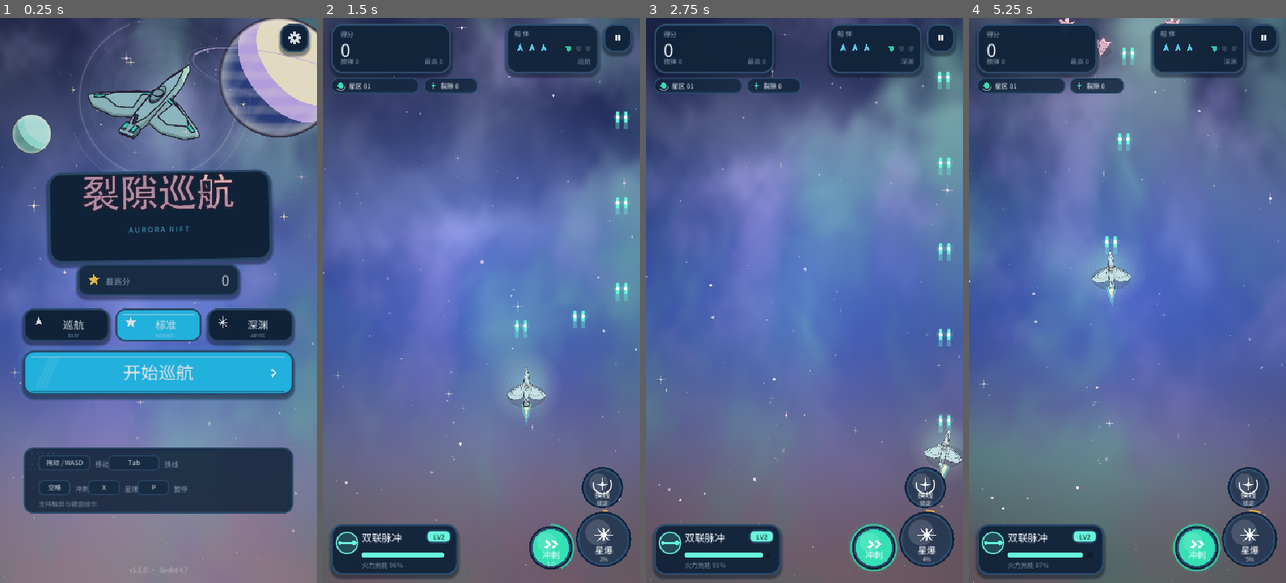
Above: before the commit, frames 1-4 (left to right).
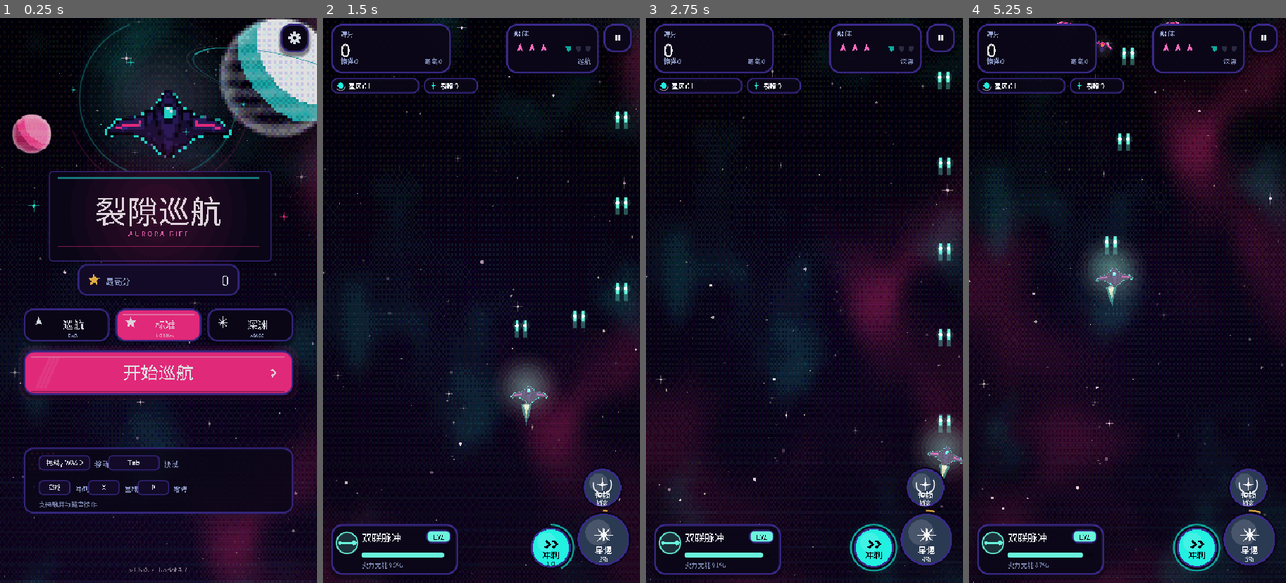
Above: after the commit, the same moments.

Repository: sctale/SpaceFighter-Godot
Game: Godot game, scene res://scenes/Main.tscn
Two runs of this game, one before a commit and one after it. Both use one fixed random seed, a clock stepped at 60 frames per second and the inputs below.
Inputs (mouse positions are in pixels of both pictures, inside the frame that each line leads up to):
- Up to frame 1 (0.25 s): no input
- Up to frame 2 (1.5 s): tap Enter at 0.5 s; move the mouse to (551, 272) at 0.52 s; hold D 0.53-1.25 s; tap 1 at 0.6 s; click (551, 272) at 0.67 s; tap Space at 0.77 s; drag from (418, 328) to (465, 413) at 1.27 s
- Up to frame 3 (2.75 s): move the mouse to (836, 176) at 2.02 s; hold D from 2.03 s (still down); tap 3 at 2.1 s
- Up to frame 4 (5.25 s): release D at 2.75 s; drag from (1111, 413) to (1032, 215) at 2.77 s; move the mouse to (1222, 385) at 3.52 s; hold A 3.53-4.25 s; tap P at 3.6 s; tap Space at 3.77 s; drag from (1032, 215) to (1079, 159) at 4.27 s; move the mouse to (1143, 300) at 5.02 s; hold S from 5.03 s (still down); tap X at 5.1 s; click (1143, 300) at 5.17 s

The runs differ from the first frame. In frame 1, 97% of the frame differs, in the area x 0-100%, y 0-100%; in frame 2, 98%; in frame 3, 98%; in frame 4, 98%.

Commit message:
feat: 全面改为像素霓虹风格，豆包模型重绘 21 张主力精灵（v1.6.0）

Diff:
--- a/project.godot
+++ b/project.godot
@@ -4,7 +4,7 @@
 
 [application]
 config/name="Space Fighter Godot"
-config/version="1.5.0"
+config/version="1.6.0"
 run/main_scene="res://scenes/Main.tscn"
 config/features=PackedStringArray("4.7", "GL Compatibility")
 config/icon="res://assets/icons/icon_1024.png"
--- a/scripts/backdrop.gd
+++ b/scripts/backdrop.gd
@@ -5,16 +5,16 @@
 ## 不占用预渲染贴图，540x960 / 540x1200 / 720x960 都能铺满。
 
 const PALETTES := [
-	{"top": "#1B2450", "mid": "#4C6BD6", "bottom": "#F3C6D9",
-	 "neb_a": "#8FE8D8", "neb_b": "#B9A6FF", "glow": "#FFF0C2"},
-	{"top": "#2A1D4A", "mid": "#A84F96", "bottom": "#FFD8E3",
-	 "neb_a": "#FFB4DA", "neb_b": "#FFE0A8", "glow": "#FFE9C4"},
-	{"top": "#103C48", "mid": "#2A9E99", "bottom": "#F4F2D6",
-	 "neb_a": "#B4FFE0", "neb_b": "#FFE7A8", "glow": "#FFF6CC"},
-	{"top": "#2C1B44", "mid": "#D96D6F", "bottom": "#FFE1B4",
-	 "neb_a": "#FF9E8C", "neb_b": "#FFD27A", "glow": "#FFECC0"},
-	{"top": "#0C1130", "mid": "#3B3F88", "bottom": "#BBAEFF",
-	 "neb_a": "#8B7CFF", "neb_b": "#6FE7FF", "glow": "#D9D2FF"},
+	{"top": "#05030C", "mid": "#0F0726", "bottom": "#1A0A33",
+	 "neb_a": "#FF2E88", "neb_b": "#22F0E0", "glow": "#F2F7FF"},
+	{"top": "#07030F", "mid": "#1A0626", "bottom": "#2A0733",
+	 "neb_a": "#FF6BC1", "neb_b": "#7B4BFF", "glow": "#FFC14D"},
+	{"top": "#02080C", "mid": "#04202A", "bottom": "#062A38",
+	 "neb_a": "#22F0E0", "neb_b": "#B6FF3C", "glow": "#EAFBFF"},
+	{"top": "#0B0410", "mid": "#1E0A1E", "bottom": "#2E0D1A",
+	 "neb_a": "#FF6B3D", "neb_b": "#FF2E88", "glow": "#FFE9C4"},
+	{"top": "#05030F", "mid": "#100A2E", "bottom": "#180C44",
+	 "neb_a": "#7B4BFF", "neb_b": "#22F0E0", "glow": "#D9D2FF"},
 ]
 const ZONE_PALETTE := [0, 0, 1, 1, 2, 2, 3, 3, 4, 4]
 
@@ -60,7 +60,7 @@
 	else:
 		grad = Gradient.new()
 		grad.offsets = PackedFloat32Array([0.0, 0.55, 1.0])
-		grad.colors = PackedColorArray([Color("#1B2450"), Color("#4C6BD6"), Color("#F3C6D9")])
+		grad.colors = PackedColorArray([Color("#05030C"), Color("#0F0726"), Color("#1A0A33")])
 		grad_tex = GradientTexture2D.new()
 		grad_tex.gradient = grad
 		grad_tex.width = 4
--- a/scripts/main.gd
+++ b/scripts/main.gd
@@ -185,6 +185,8 @@
 
 func _ready() -> void:
 	randomize()
+	# 像素精灵：全局最近邻采样，放大后保持硬边像素块
+	texture_filter = CanvasItem.TEXTURE_FILTER_NEAREST
 	_update_viewport_layout()
 	get_viewport().size_changed.connect(_update_viewport_layout)
 	is_mobile = OS.has_feature("mobile")
@@ -352,6 +354,7 @@
 	ui = UIOverlay.new()
 	ui.main = self
 	ui.font = ui_font
+	ui.texture_filter = CanvasItem.TEXTURE_FILTER_NEAREST
 	layer.add_child(ui)
 
 
@@ -363,6 +366,12 @@
 		var f = load(path)
 		if f is Font:
 			ui_font = f
+			# 像素风：关掉抗锯齿/次像素，字形边缘保持硬边
+			if f is FontFile:
+				var ff := f as FontFile
+				ff.antialiasing = TextServer.FONT_ANTIALIASING_NONE
+				ff.subpixel_positioning = TextServer.SUBPIXEL_POSITIONING_DISABLED
+				ff.hinting = TextServer.HINTING_NONE
 	if ui_font == null:
 		ui_font = ThemeDB.fallback_font
 
@@ -1875,8 +1884,6 @@
 func _draw_boss() -> void:
 	var art: String = ["boss_gatekeeper", "boss_weaver", "boss_helios",
 		"boss_dreadnought", "boss_serpent", "boss_seraph"][boss.index]
-	var ring: String = ["boss_gatekeeper_ring", "boss_weaver_ring", "boss_helios_ring",
-		"boss_dreadnought_ring", "boss_serpent_ring", "boss_seraph_ring"][boss.index]
 	var alpha := 1.0
 	var grow := 1.06
 	if boss.dying:
@@ -1896,8 +1903,15 @@
 				boss.pos + Vector2(cos(ang), sin(ang)) * boss.size * 1.46,
 				Color(warn.r, warn.g, warn.b, 0.55 * k), 2.0, true)
 	_draw_ship(art, boss.pos, boss.size * grow, 0.0, Color(1, 1, 1, alpha))
-	_draw_ship(ring, boss.pos, boss.size * grow * 1.08, -boss.spin,
-		Color(1, 1, 1, (0.62 if boss.phase >= 1 else 0.40) * alpha))
+	# 环绕光环改用程序化霓虹弧线（像素风里贴图环会和精灵风格冲突）
+	var ring_a: float = (0.62 if boss.phase >= 1 else 0.40) * alpha
+	var ring_c := boss.tell_color
+	for k in range(3):
+		var a0 := -boss.spin + k * TAU / 3.0
+		draw_arc(boss.pos, boss.size * 1.10 + k * 2.0, a0, a0 + 1.55, 28,
+			Color(ring_c.r, ring_c.g, ring_c.b, ring_a * 0.85), 2.5, true)
+	draw_arc(boss.pos, boss.size * 1.20, boss.spin * 0.6, boss.spin * 0.6 + 2.4, 30,
+		Color(0.13, 0.94, 0.88, ring_a * 0.55), 1.5, true)
 	if boss.flash > 0.0:
 		_draw_ship(art + "_mask", boss.pos, boss.size * grow, 0.0,
 			Color(1, 1, 1, clampf(boss.flash / 0.08, 0.0, 1.0) * 0.85 * alpha))
@@ -2032,9 +2046,9 @@
 	if not _draw_ship(art, player_pos, PLAYER_ART_RADIUS, player_bank, Color(1.05, 1.05, 1.02, alpha)):
 		_draw_player_fallback(alpha)
 	else:
-		# 白色剪影轻叠一层，把赛璐璐阴影提亮成奶油色，同时不盖住描边
+		# 像素霓虹：机体整体提亮一档，确保深底上仍能一眼找到自机
 		_draw_ship(art + "_mask", player_pos, PLAYER_ART_RADIUS, player_bank,
-			Color(1.0, 0.99, 0.94, 0.28 * alpha))
+			Color(1.0, 1.0, 1.0, 0.34 * alpha))
 	if dash_t > 0.0:
 		draw_arc(player_pos, PLAYER_ART_RADIUS * 1.25, 0, TAU, 40,
 			Color(0.45, 1.0, 0.9, 0.55), 2.0, true)
--- a/scripts/ui_menu.gd
+++ b/scripts/ui_menu.gd
@@ -21,48 +21,39 @@
 	var start_y := safe_top + vh * 0.705
 	var hint_y := safe_top + vh * 0.850
 
-	# Hero 机体：轻微上下浮动 + 光晕 + 环绕轨道
+	# Hero 机体：像素精灵放大（最近邻），带霓虹光晕与环绕轨道
 	var bob := sin(t * 1.15) * 7.0
-	skin.glow(ci, hero_c + Vector2(0, bob), hero_size * 0.52, Color("#BFE9FF"), 7, 0.26)
+	skin.glow(ci, hero_c + Vector2(0, bob), hero_size * 0.52, Color("#22F0E0"), 7, 0.22)
+	skin.glow(ci, hero_c + Vector2(0, bob), hero_size * 0.34, Color("#FF2E88"), 6, 0.16)
 	ci.draw_arc(hero_c + Vector2(0, bob), hero_size * 0.50, t * 0.35, t * 0.35 + PI * 1.35, 48,
-		Color(1, 1, 1, 0.20), 2.0, true)
+		Color(0.13, 0.94, 0.88, 0.30), 2.0, true)
 	ci.draw_arc(hero_c + Vector2(0, bob), hero_size * 0.58, -t * 0.24, -t * 0.24 + PI * 0.9, 40,
-		Color(1, 1, 1, 0.12), 1.5, true)
-	var hero_tex: Texture2D = main._keyart_tex("hero")
-	if hero_tex == null:
-		hero_tex = main._ship_tex("player_pulse")
+		Color(1.0, 0.18, 0.53, 0.22), 1.5, true)
+	var hero_tex: Texture2D = main._ship_tex("player_pulse")
 	if hero_tex != null:
-		ci.draw_set_transform(hero_c + Vector2(0, bob), sin(t * 0.75) * 0.022, Vector2.ONE)
+		ci.draw_set_transform(hero_c + Vector2(0, bob), sin(t * 0.75) * 0.012, Vector2.ONE)
 		ci.draw_texture_rect(hero_tex, Rect2(-hero_size * 0.5, -hero_size * 0.5, hero_size, hero_size),
 			false, Color.WHITE)
 		ci.draw_set_transform(Vector2.ZERO, 0.0, Vector2.ONE)
 	for i in range(6):
 		var a := t * 0.8 + i * TAU / 6.0
 		var p := hero_c + Vector2(cos(a), sin(a) * 0.42) * (hero_size * 0.55)
-		skin.sparkle(ci, p, 7.0, Color(1.0, 0.93, 0.75, 0.8), t + i)
+		skin.sparkle(ci, p, 7.0, Color(0.13, 0.94, 0.88, 0.8), t + i)
 
-	# 标题贴纸：优先使用 Blender 渲的 3D Logo，缺图时回退到文字
+	# 标题：霓虹像素文字（不再用 3D Logo，保持整屏像素风一致）
 	var title_c := Vector2(cx, title_y)
-	var logo_tex: Texture2D = main._keyart_tex("logo")
-	ci.draw_set_transform(title_c + Vector2(2, 6), -0.018, Vector2.ONE)
-	skin.panel(ci, Rect2(-190, -77, 380, 154), skin.PAPER, 22.0, skin.BORDER, 3.5, true)
+	ci.draw_set_transform(title_c + Vector2(3, 6), 0.0, Vector2.ONE)
+	skin.panel(ci, Rect2(-190, -77, 380, 154), skin.PAPER, 6.0, skin.BORDER, 2.0, true)
 	ci.draw_set_transform(Vector2.ZERO, 0.0, Vector2.ONE)
-	ci.draw_set_transform(title_c, -0.018, Vector2.ONE)
-	if logo_tex != null:
-		# 暗底适配：只保留标题图形，副标题改 Token 色实时文字（原贴图深navy暗底不可读）
-		var ts := logo_tex.get_size()
-		var rh := ts.y * 0.46
-		var dh := 360.0 * rh / ts.x
-		ci.draw_texture_rect_region(logo_tex, Rect2(-180, -76, 360, dh),
-			Rect2(0, ts.y * 0.14, ts.x, rh))
-		skin.text_center(ci, 0, -76 + dh + 26, "A U R O R A   R I F T", 12, skin.PINK_DEEP, 0)
-	else:
-		ci.draw_rect(Rect2(-162, -56, 324, 3), Color(skin.PINK.r, skin.PINK.g, skin.PINK.b, 0.55))
-		skin.text_center(ci, 0, 16, "裂隙巡航", 52, skin.INK, 0)
-		skin.text_center(ci, 0, 36, "A U R O R A   R I F T", 12, skin.PINK_DEEP, 0)
+	skin.glow(ci, title_c, 150.0, Color("#FF2E88"), 6, 0.20)
+	ci.draw_set_transform(title_c, 0.0, Vector2.ONE)
+	ci.draw_rect(Rect2(-172, -60, 344, 2), Color(0.13, 0.94, 0.88, 0.55))
+	ci.draw_rect(Rect2(-172, 56, 344, 2), Color(1.0, 0.18, 0.53, 0.55))
+	skin.text_center(ci, 0, 18, "裂隙巡航", 54, Color("#FFF2FA"), 0)
+	skin.text_center(ci, 0, 40, "A U R O R A   R I F T", 12, skin.PINK_DEEP, 0)
 	ci.draw_set_transform(Vector2.ZERO, 0.0, Vector2.ONE)
-	skin.sparkle(ci, title_c + Vector2(-212, -12), 13.0, Color(1, 0.95, 0.78), t)
-	skin.sparkle(ci, title_c + Vector2(214, 6), 10.0, Color(1, 0.95, 0.78), t + 1.2)
+	skin.sparkle(ci, title_c + Vector2(-212, -12), 13.0, Color(0.13, 0.94, 0.88), t)
+	skin.sparkle(ci, title_c + Vector2(214, 6), 10.0, Color(1.0, 0.18, 0.53), t + 1.2)
 
 	# 最高分
 	var best_rect := Rect2(cx - 138.0, best_y - 86.0, 276.0, 54.0)
--- a/scripts/ui_skin.gd
+++ b/scripts/ui_skin.gd
@@ -5,21 +5,21 @@
 ## Token 取自《UI 全面重构实施方案》；旧常量名保留为语义别名，调用方无需改名。
 ## 所有控件用 StyleBoxFlat 绘制，圆角/描边/投影一次缓存，避免每帧新建资源。
 
-# ---- Design Tokens（颜色）----
-const BG_PRIMARY := Color("#081321")   # 深空主背景
-const BG_PANEL := Color("#11243A")     # 面板底
-const BG_CARD := Color("#192F48")      # 卡片/次级面板底
-const ACCENT_BLUE := Color("#26C6F6")  # 主高亮（出发/选中/武器）
-const ACCENT_CYAN := Color("#35E0B5")  # 次高亮（冲刺/护盾/进度）
-const COLOR_GOLD := Color("#FFC857")   # 奖励/连击/星爆
+# ---- Design Tokens（像素霓虹）----
+const BG_PRIMARY := Color("#05030C")   # 深空主背景
+const BG_PANEL := Color("#0B0718")     # 面板底
+const BG_CARD := Color("#140B2A")      # 卡片/次级面板底
+const ACCENT_BLUE := Color("#FF2E88")  # 主高亮（出发/选中/武器）→ 霓虹洋红
+const ACCENT_CYAN := Color("#22F0E0")  # 次高亮（冲刺/护盾/进度）→ 霓虹青
+const COLOR_GOLD := Color("#FFC14D")   # 奖励/连击/星爆
 const COLOR_DANGER := Color("#FF4D5A") # 警示/失谐/危险
-const WARNING_BG := Color(0.16, 0.06, 0.12)  # Boss 预警横幅底（暗红）
-const WARNING_TINT := Color(1.0, 0.7, 0.7)   # 预警箭头/强调
-const WARNING_TEXT := Color(1.0, 0.85, 0.85) # 预警副文字
-const TEXT_PRIMARY := Color("#F1F6FC") # 主文字
-const TEXT_SECONDARY := Color("#91A8BE") # 次文字
-const BORDER := Color("#2E4E70")       # 面板描边
-const BORDER_SOFT := Color("#22394F")  # 弱描边/分隔
+const WARNING_BG := Color(0.18, 0.02, 0.12)  # Boss 预警横幅底（暗洋红）
+const WARNING_TINT := Color(1.0, 0.55, 0.72)  # 预警箭头/强调
+const WARNING_TEXT := Color(1.0, 0.88, 0.93)  # 预警副文字
+const TEXT_PRIMARY := Color("#F2F7FF") # 主文字
+const TEXT_SECONDARY := Color("#9AA8D8") # 次文字
+const BORDER := Color("#3B2A8C")       # 面板描边
+const BORDER_SOFT := Color("#241A4A")  # 弱描边/分隔
 
 # ---- Design Tokens（字号阶梯，逐屏阶段逐步采用）----
 const TEXT_XS := 9
@@ -30,10 +30,10 @@
 const TEXT_H1 := 34
 const TEXT_H2 := 42
 
-# ---- Design Tokens（圆角 / 间距）----
-const R_SM := 8.0
-const R_MD := 14.0
-const R_LG := 22.0
+# ---- Design Tokens（圆角 / 间距）：像素风用小圆角，接近直角 ----
+const R_SM := 3.0
+const R_MD := 5.0
+const R_LG := 7.0
 const SP_1 := 4.0
 const SP_2 := 8.0
 const SP_3 := 12.0
@@ -47,15 +47,15 @@
 const CREAM := BG_CARD               # 卡片底
 const WHITE := Color("#FFFFFF")
 const PINK := ACCENT_BLUE            # 主高亮
-const PINK_DEEP := Color("#5BC8F5")  # 亮蓝（标题/Boss 血条，暗底可读）
+const PINK_DEEP := Color("#FF6BC1")  # 亮洋红（标题/Boss 血条，暗底可读）
 const CYAN := ACCENT_CYAN
-const CYAN_DEEP := Color("#2FC79E")
+const CYAN_DEEP := Color("#0FA8A0")
 const GOLD := COLOR_GOLD
 const GOLD_DEEP := Color("#F0B23E")
-const VIOLET := Color("#A78BFA")
-const VIOLET_DEEP := Color("#8B72F0")
+const VIOLET := Color("#B06BFF")
+const VIOLET_DEEP := Color("#7B4BFF")
 const RED := COLOR_DANGER
-const BLUE := Color("#6FA8FF")
+const BLUE := Color("#5A3BFF")
 
 var font: Font
 var _styles := {}
@@ -65,7 +65,7 @@
 	font = p_font if p_font != null else ThemeDB.fallback_font
 
 
-func panel_style(fill: Color, radius := 18.0, border := BORDER, border_w := 3.0,
+func panel_style(fill: Color, radius := R_MD, border := BORDER, border_w := 2.0,
 		shadow := true) -> StyleBoxFlat:
 	var key := "%s|%s|%s|%s|%s" % [fill.to_html(), radius, border.to_html(), border_w, shadow]
 	if _styles.has(key):
@@ -84,7 +84,7 @@
 	return sb
 
 
-func panel(ci: CanvasItem, rect: Rect2, fill: Color, radius := 18.0, border := BORDER,
+func panel(ci: CanvasItem, rect: Rect2, fill: Color, radius := R_MD, border := BORDER,
 		border_w := 3.0, shadow := true) -> void:
 	ci.draw_style_box(panel_style(fill, radius, border, border_w, shadow), rect)
 
--- a/shaders/planet_orb.gdshader
+++ b/shaders/planet_orb.gdshader
@@ -15,7 +15,11 @@
 uniform float light_angle : hint_range(-3.14, 3.14) = -0.72;
 
 void fragment() {
-	vec2 p = UV * 2.0 - 1.0;
+	// 像素化：UV 吸附到色块中心，输出前再走 8 级拜尔抖动
+	vec2 cells = vec2(44.0);
+	vec2 cell = floor(UV * cells);
+	vec2 uvq = (cell + 0.5) / cells;
+	vec2 p = uvq * 2.0 - 1.0;
 	float r = length(p);
 	if (r > 1.0) {
 		discard;
@@ -48,5 +52,13 @@
 	float edge = smoothstep(0.935, 0.995, r);
 	col = mix(col, ink_col.rgb, edge * 0.92);
 
+	// 色阶量化 + 拜尔抖动，与背景的像素霓虹保持同一套视觉语言
+	int bx = int(mod(cell.x, 4.0));
+	int by = int(mod(cell.y, 4.0));
+	const float bm[16] = float[16](
+		0.0, 8.0, 2.0, 10.0, 12.0, 4.0, 14.0, 6.0,
+		3.0, 11.0, 1.0, 9.0, 15.0, 7.0, 13.0, 5.0);
+	float dith = bm[by * 4 + bx] / 16.0;
+	col = floor(col * 8.0 + dith) / 8.0;
 	COLOR = vec4(col, 1.0);
 }
--- a/shaders/space_bg.gdshader
+++ b/shaders/space_bg.gdshader
@@ -1,20 +1,24 @@
 shader_type canvas_item;
 render_mode unshaded;
 
-// 日系动画深空：三段渐变 + 两团星云 + 极光带 + 暗角，全部程序化。
-// 540x960 到 720x1200 都能铺满，不依赖预渲染贴图。
+// 像素霓虹深空：低分辨率像素化的星云 + CRT 扫描线 + 拜尔抖动 + 霓虹地平线。
+// 全部程序化，540x960 到 720x1200 都能铺满，不依赖预渲染贴图。
+// 与 space_bg 旧版保持相同的 uniform 名称，backdrop.gd 无需改参数即可切换。
 
-uniform vec4 top_color : source_color = vec4(0.11, 0.16, 0.36, 1.0);
-uniform vec4 mid_color : source_color = vec4(0.36, 0.49, 0.86, 1.0);
-uniform vec4 bottom_color : source_color = vec4(0.97, 0.78, 0.85, 1.0);
-uniform vec4 nebula_a : source_color = vec4(0.62, 0.91, 0.86, 1.0);
-uniform vec4 nebula_b : source_color = vec4(0.76, 0.65, 1.0, 1.0);
-uniform vec4 glow_color : source_color = vec4(1.0, 0.95, 0.78, 1.0);
+uniform vec4 top_color : source_color = vec4(0.02, 0.01, 0.05, 1.0);
+uniform vec4 mid_color : source_color = vec4(0.06, 0.02, 0.14, 1.0);
+uniform vec4 bottom_color : source_color = vec4(0.12, 0.02, 0.16, 1.0);
+uniform vec4 nebula_a : source_color = vec4(0.85, 0.10, 0.55, 1.0);
+uniform vec4 nebula_b : source_color = vec4(0.10, 0.75, 0.90, 1.0);
+uniform vec4 glow_color : source_color = vec4(0.95, 0.95, 1.0, 1.0);
 uniform float time_scale : hint_range(0.0, 3.0) = 1.0;
 uniform float scroll : hint_range(0.0, 4.0) = 0.0;
-uniform float nebula_amount : hint_range(0.0, 1.0) = 0.62;
-uniform float vignette_strength : hint_range(0.0, 1.0) = 0.34;
+uniform float nebula_amount : hint_range(0.0, 1.0) = 0.52;
+uniform float vignette_strength : hint_range(0.0, 1.0) = 0.46;
 uniform float game_dim : hint_range(0.0, 1.0) = 0.0;
+// 像素网格密度：越大像素越细。180 约等于 180 格横向。
+uniform float pixel_grid : hint_range(64.0, 512.0) = 168.0;
+uniform float scanline : hint_range(0.0, 1.0) = 0.16;
 
 float hash21(vec2 p) {
 	p = fract(p * vec2(123.34, 456.21));
@@ -36,44 +40,60 @@
 float fbm(vec2 p) {
 	float v = 0.0;
 	float a = 0.55;
-	for (int i = 0; i < 4; i++) {
+	for (int i = 0; i < 3; i++) {
 		v += vnoise(p) * a;
-		p = p * 2.03 + vec2(17.7, 9.2);
+		p = p * 2.07 + vec2(13.7, 7.2);
 		a *= 0.5;
 	}
 	return v;
 }
 
+// 4x4 拜尔抖动矩阵
+float bayer(vec2 c) {
+	int x = int(mod(c.x, 4.0));
+	int y = int(mod(c.y, 4.0));
+	const float m[16] = float[16](
+		0.0, 8.0, 2.0, 10.0,
+		12.0, 4.0, 14.0, 6.0,
+		3.0, 11.0, 1.0, 9.0,
+		15.0, 7.0, 13.0, 5.0);
+	return m[y * 4 + x] / 16.0;
+}
+
 void fragment() {
-	vec2 uv = SCREEN_UV;
-	vec2 drift = vec2(0.0, scroll * 0.5);
+	// 1) 先把 UV 吸附到粗像素网格，星云按块状着色
+	vec2 grid = vec2(pixel_grid, pixel_grid + 60.0);
+	vec2 cell = floor(UV * grid);
+	vec2 puv = (cell + 0.5) / grid;
 
-	vec3 col = mix(top_color.rgb, mid_color.rgb, smoothstep(0.0, 0.58, uv.y));
-	col = mix(col, bottom_color.rgb, smoothstep(0.5, 1.05, uv.y));
+	vec3 col = mix(top_color.rgb, mid_color.rgb, smoothstep(0.0, 0.62, puv.y));
+	col = mix(col, bottom_color.rgb, smoothstep(0.55, 1.05, puv.y));
 
-	// 星云：两团低频噪声，边缘用 smoothstep 出绘画感
-	vec2 q = uv * vec2(2.6, 3.4) + drift + vec2(TIME * 0.012 * time_scale, 0.0);
-	float n1 = fbm(q + fbm(q * 0.7 + 3.1) * 0.7);
-	float n2 = fbm(q * 1.7 - drift + vec2(9.4, TIME * 0.02 * time_scale));
-	float cloud = smoothstep(0.40, 0.86, n1);
-	col = mix(col, nebula_a.rgb, cloud * nebula_amount);
-	col = mix(col, nebula_b.rgb, smoothstep(0.50, 0.92, n2) * nebula_amount * 0.58);
+	// 2) 两块霓虹星云（洋红 / 青），像素化后仍保持成团形状
+	vec2 drift = vec2(0.0, scroll * 0.42);
+	vec2 q = puv * vec2(2.2, 3.0) + drift + vec2(TIME * 0.010 * time_scale, 0.0);
+	float n1 = fbm(q + fbm(q * 0.7 + 3.1) * 0.6);
+	float n2 = fbm(q * 1.6 - drift + vec2(9.4, TIME * 0.016 * time_scale));
+	col = mix(col, nebula_a.rgb, smoothstep(0.44, 0.88, n1) * nebula_amount);
+	col = mix(col, nebula_b.rgb, smoothstep(0.52, 0.94, n2) * nebula_amount * 0.62);
 
-	// 极光带：斜向流动的亮带
-	float band = sin((uv.y * 3.4 - uv.x * 1.2) + n1 * 2.6 + TIME * 0.08 * time_scale);
-	col += glow_color.rgb * pow(max(0.0, band), 7.0) * 0.16;
-	// 顶部柔光
-	col += glow_color.rgb * smoothstep(0.55, 0.0, distance(uv, vec2(0.5, 0.08))) * 0.10;
+	// 3) 霓虹地平线：底部一排渐隐的像素横线，像街机机台的透视格
+	float horizon = smoothstep(0.62, 1.0, puv.y);
+	float line = step(0.86, fract(puv.y * 34.0 + TIME * 0.05 * time_scale));
+	col += nebula_b.rgb * line * horizon * 0.055;
 
-	// 暗角 + 底部压暗，保证弹幕可读
-	float v = length((uv - vec2(0.5, 0.46)) * vec2(1.0, 0.78));
+	// 4) 拜尔抖动量化：把连续渐变压成有限色阶，得到像素画质感
+	float d = bayer(cell);
+	col = floor(col * 11.0 + d) / 11.0;
+
+	// 5) CRT 扫描线（按屏幕行，而不是色块行）
+	float sl = step(0.5, fract(FRAGCOORD.y * 0.5));
+	col *= 1.0 - sl * scanline;
+
+	// 6) 暗角 + 战斗模式压暗，保证弹幕可读
+	float v = length((UV - vec2(0.5, 0.46)) * vec2(1.0, 0.78));
 	col *= 1.0 - v * vignette_strength;
-	col *= mix(1.0, 0.82, smoothstep(0.72, 1.0, uv.y));
-	// 战斗模式：底部平滑压暗，托住玩家与 HUD（不在 GDScript 里叠色带，避免横向条带）
-	col *= 1.0 - smoothstep(0.30, 1.0, uv.y) * 0.34 * game_dim;
+	col *= 1.0 - smoothstep(0.30, 1.0, UV.y) * 0.30 * game_dim;
 
-	// 轻微抖动防色带
-	float grain = (hash21(FRAGCOORD.xy) - 0.5) / 255.0;
-	col += grain;
 	COLOR = vec4(col, 1.0);
 }
Binary file changed: assets/ships/boss_dreadnought.png
Binary file changed: assets/ships/boss_dreadnought_mask.png
Binary file changed: assets/ships/boss_gatekeeper.png
Binary file changed: assets/ships/boss_gatekeeper_mask.png
Binary file changed: assets/ships/boss_helios.png
Binary file changed: assets/ships/boss_helios_mask.png
Binary file changed: assets/ships/boss_seraph.png
Binary file changed: assets/ships/boss_seraph_mask.png
Binary file changed: assets/ships/boss_serpent.png
Binary file changed: assets/ships/boss_serpent_mask.png
Binary file changed: assets/ships/boss_weaver.png
Binary file changed: assets/ships/boss_weaver_mask.png
(and 70 more such lines)
